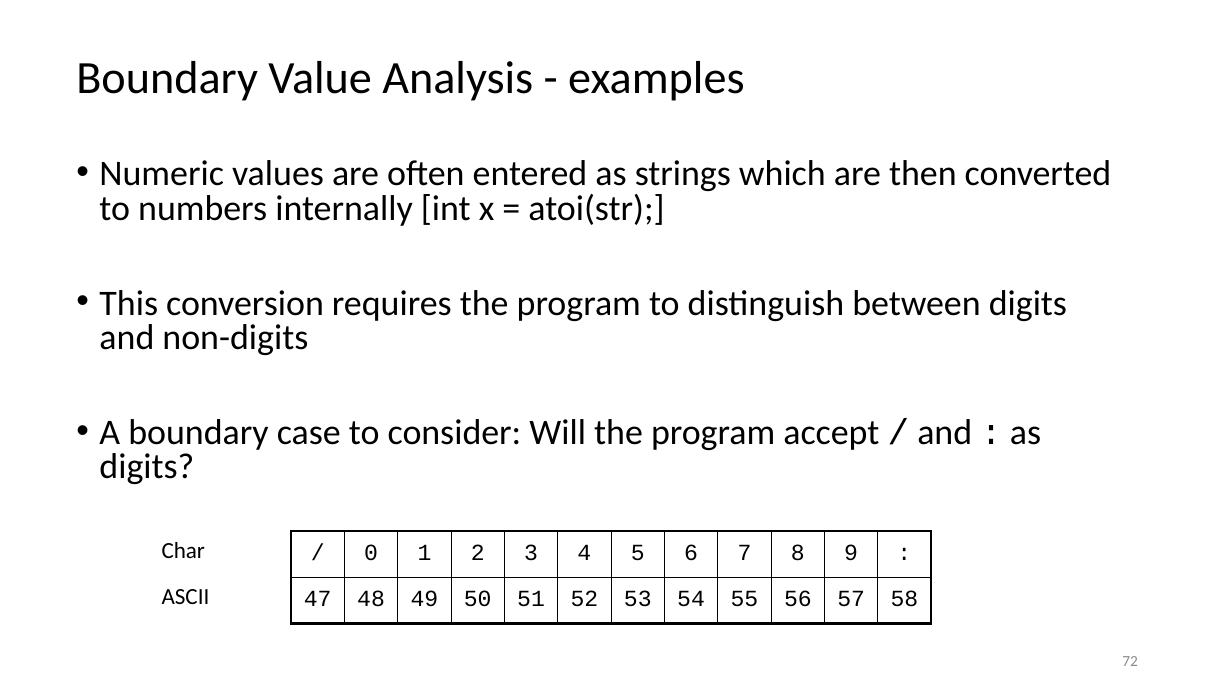
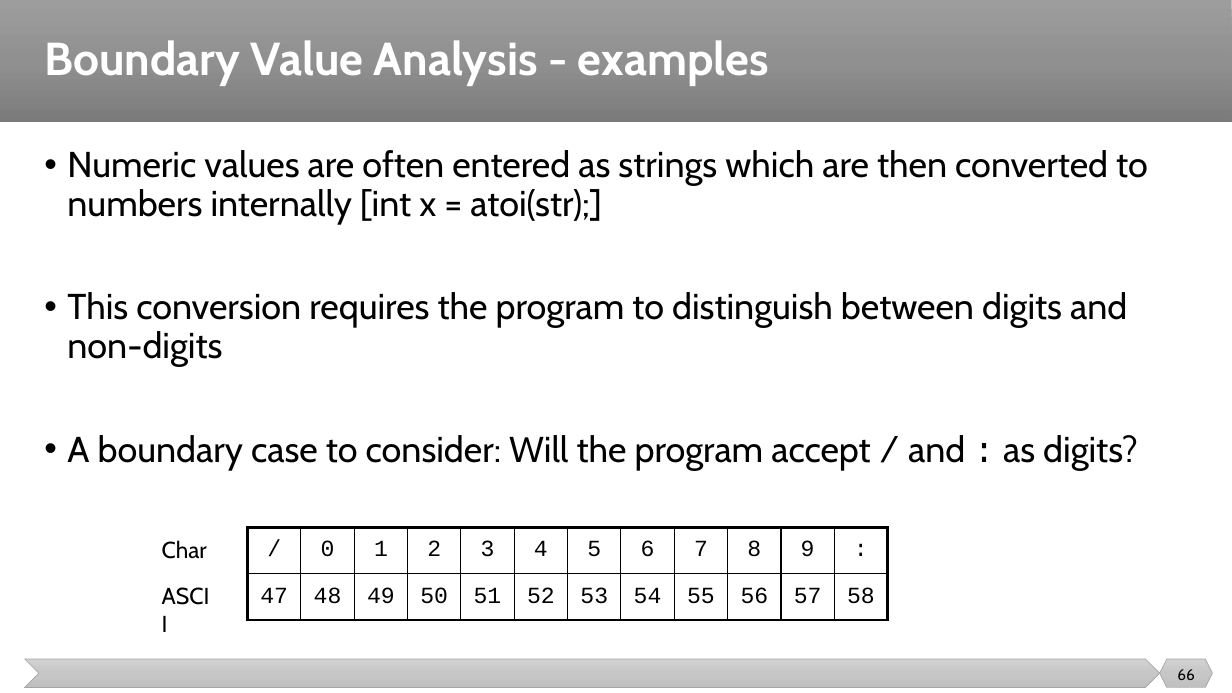
Before and after one commit to malenezi/malenezi, a slide deck: slide 66 of SE401/Lectures/7-Test Design Techniques/Test Design Techniques.pptx (slide 72 before the commit). Drawn at 1232x693 pixels with LibreOffice and Linux fonts; fonts in the diff are those of the drawing. Boxes give left, top, right and bottom in pixels: in the first picture for what was removed or moved away, otherwise in the second. Text is boxed around its words. In the diff, an @@ line names an element or a change of style, - is before the commit and + after.

```diff
--- a/SE401/Lectures/7-Test Design Techniques/Test Design Techniques.pptx
+++ b/SE401/Lectures/7-Test Design Techniques/Test Design Techniques.pptx
@@ rectangle added at (0,0,1232,122), fill gradient #9D9D9D to #909090 to #7C7C7C @@
@@ title "Boundary Value Analysis - examples": place and size @@
-title "Boundary Value Analysis - examples" at (76,61,744,101)
+title "Boundary Value Analysis - examples" at (44,40,769,86)
@@ title "Boundary Value Analysis - examples" at (44,40,769,86): font Calibri to Cabin, text colour #000000 to #FFFFFF, bold on @@
@@ text "Numeric values are often entered ...": place and size @@
-text "Numeric values are often entered ..." at (99,160,1112,484)
+text "Numeric values are often entered ..." at (67,150,1148,470)
@@ text "Numeric values are often entered ..." at (67,150,1148,470): font Calibri to Cabin; line spacing 0.8 to 0.9 @@
@@ text "Char" at (162,540,207,559): font Calibri to Cabin @@
@@ table: place and size @@
-table at (291,531,934,624)
+table at (248,528,891,620)
@@ text "ASCII" at (152,578,224,615): font Calibri to Cabin @@
@@ chevron added at (25,659,1160,688), fill gradient #D2D2D2 to #C8C8C8 to #C0C0C0, outline #A5A5A5 0.5 pt @@
@@ page number removed at (1122,656,1138,666) @@
-72
@@ hexagon added at (1160,659,1213,688), fill gradient #D2D2D2 to #C8C8C8 to #C0C0C0, outline #A5A5A5 0.5 pt @@
@@ page number added at (1177,669,1194,680), 12 pt, text #000000 @@
+66
```
Also in this commit, not shown: 30 other slides changed, 7 slides removed, 6 other files.
